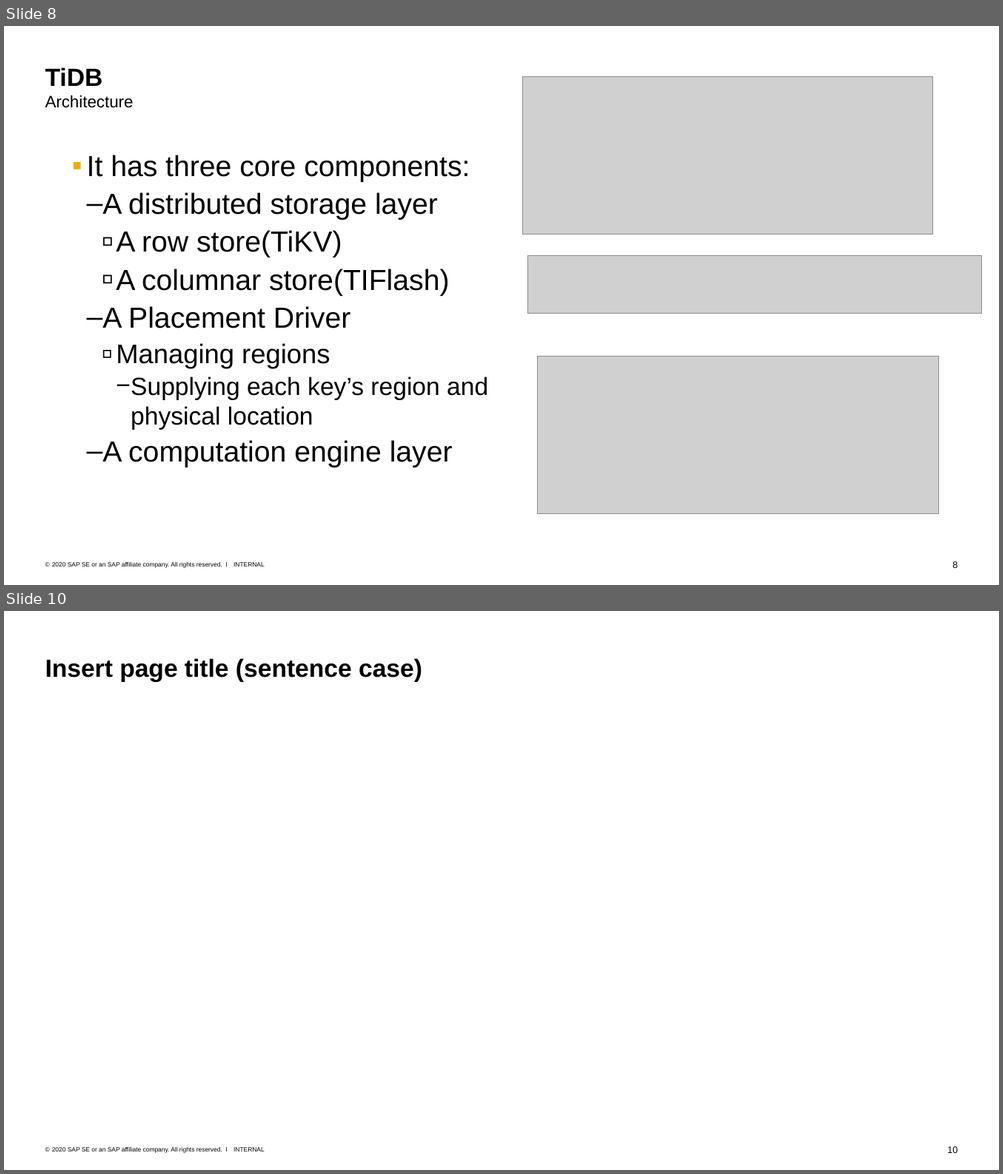
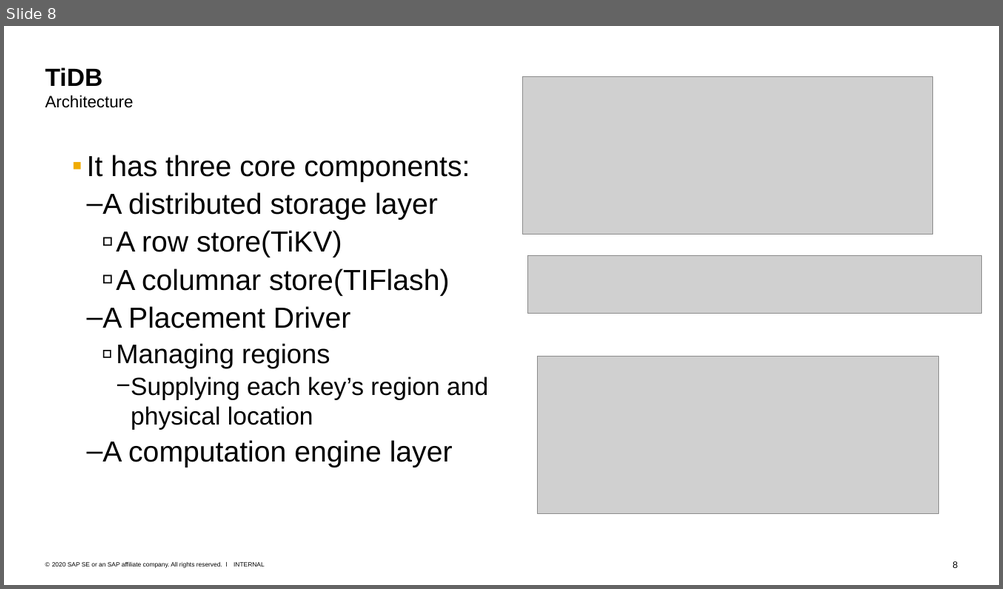
Before and after one commit to Voidkai/Survey_on_NoSQL, a slide deck: NoSQL/The Survey On CockroachDB.pptx. Shown one above the other, each under a label of ours: slides 8 and 10 before the commit, slide 8 after it; the slides between them are not shown. The pictures are 1003x1174 and 1003x589 pixels, drawn with LibreOffice and Linux fonts; fonts in the diff are those of the drawing; grey boxes stand for pictures. Boxes give left, top, right and bottom in pixels: in the first picture for what was removed or moved away, otherwise in the second. Text is boxed around its words. In the diff, an @@ line names an element or a change of style, - is before the commit and + after.

```diff
--- a/NoSQL/The Survey On CockroachDB.pptx
+++ b/NoSQL/The Survey On CockroachDB.pptx
@@ slide 10 removed at box(4, 611, 999, 1170), background #FFFFFF; not listed: 3 template elements that a slide beside it also shows @@
@@ title removed at box(45, 658, 422, 682) @@
-Insert page title (sentence case)
```
Also in this commit, not shown: 14 other slides removed, 1 other file.
